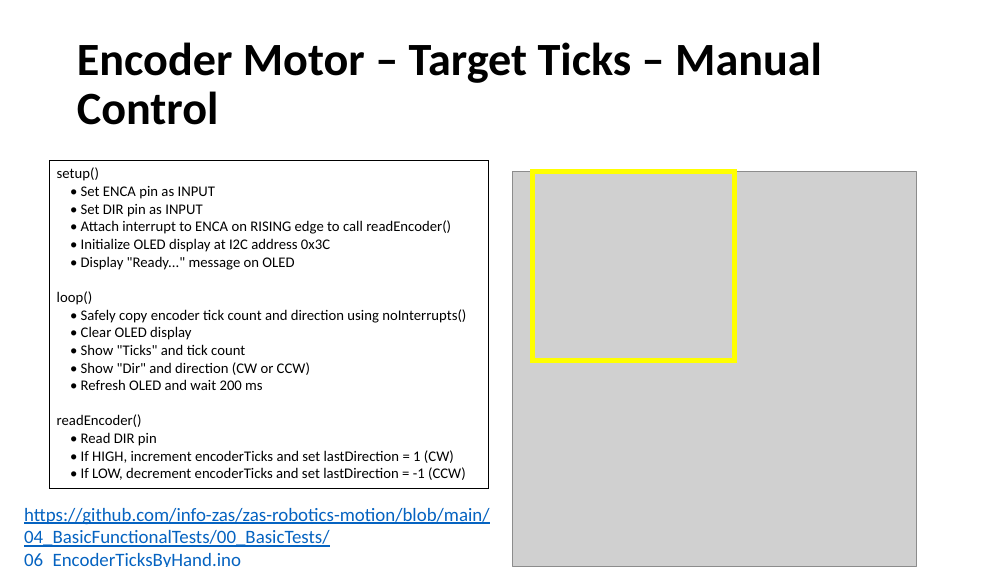
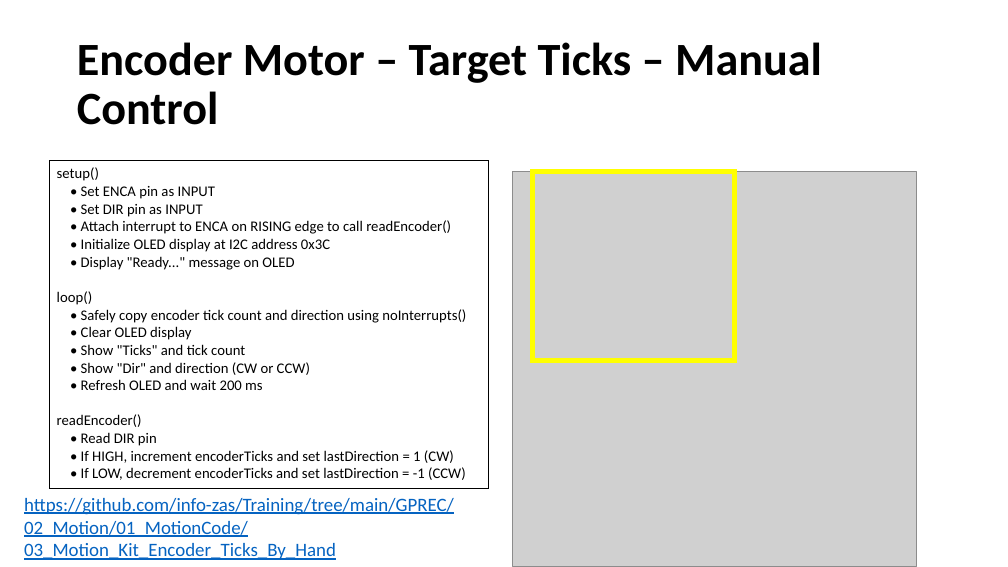
Before and after one commit to info-zas/Training, a slide deck: slide 17 of GPREC/02_Motion/Kit2_Motion_Training.pptx. Drawn at 1008x567 pixels with LibreOffice and Linux fonts; fonts in the diff are those of the drawing; grey boxes stand for pictures. Boxes give left, top, right and bottom in pixels: in the first picture for what was removed or moved away, otherwise in the second. Text is boxed around its words. In the diff, an @@ line names an element or a change of style, - is before the commit and + after.

```diff
--- a/GPREC/02_Motion/Kit2_Motion_Training.pptx
+++ b/GPREC/02_Motion/Kit2_Motion_Training.pptx
@@ text at [24, 498, 454, 560]: text changed @@
-https://github.com/info-zas/zas-robotics-motion/blob/main/04_BasicFunctionalTests/00_BasicTests/06_EncoderTicksByHand.ino
+https://github.com/info-zas/Training/tree/main/GPREC/02_Motion/01_MotionCode/03_Motion_Kit_Encoder_Ticks_By_Hand
```
Also in this commit, not shown: 4 other slides changed.
